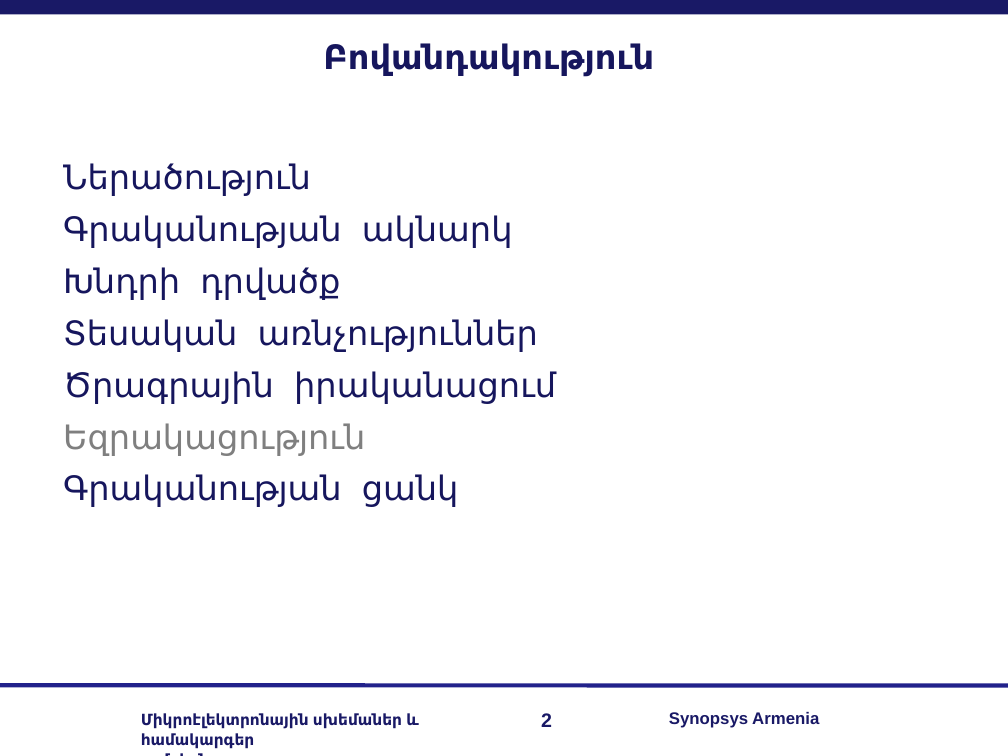
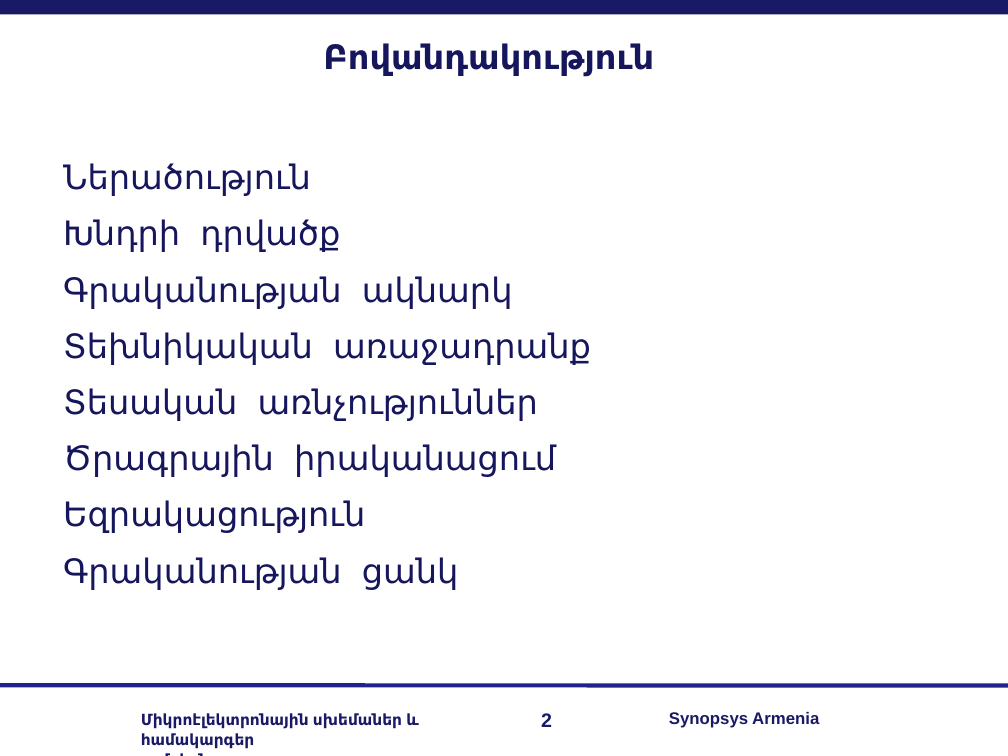
Before and after one commit to lomikist/diploma, a slide deck: slide 2 of reserches/հիմնական/Arman Sargsyan.odp. Drawn at 1008x756 pixels with LibreOffice and Linux fonts; fonts in the diff are those of the drawing; background and template pictures are left out. Boxes give left, top, right and bottom in pixels: in the first picture for what was removed or moved away, otherwise in the second. Text is boxed around its words. In the diff, an @@ line names an element or a change of style, - is before the commit and + after.

```diff
--- a/reserches/հիմնական/Arman Sargsyan.odp
+++ b/reserches/հիմնական/Arman Sargsyan.odp
@@ text at (63,163,556,590): text colour #7F7F7F to #16165D in "Եզրակացություն"; more space between paragraphs @@
@@ text at (63,219,340,252): paragraph added @@
+Խնդրի դրվածք
@@ text at (63,332,591,365): text changed @@
-Խնդրի դրվածք
+Տեխնիկական առաջադրանք
```
Also in this commit, not shown: 2 other slides changed, 9 slides added, 4 slides removed, 10 other files.
